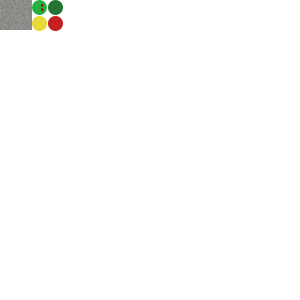
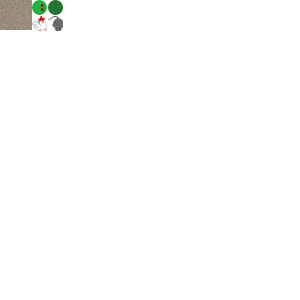
Two versions of the same layered image (300 x 300). Layer-by-layer changes:
painted on "bird" over (x1=32, y1=16, x2=47, y2=31)
painted on "mouse" over (x1=48, y1=16, x2=63, y2=31)
painted on "background" over (x1=0, y1=0, x2=32, y2=30)
